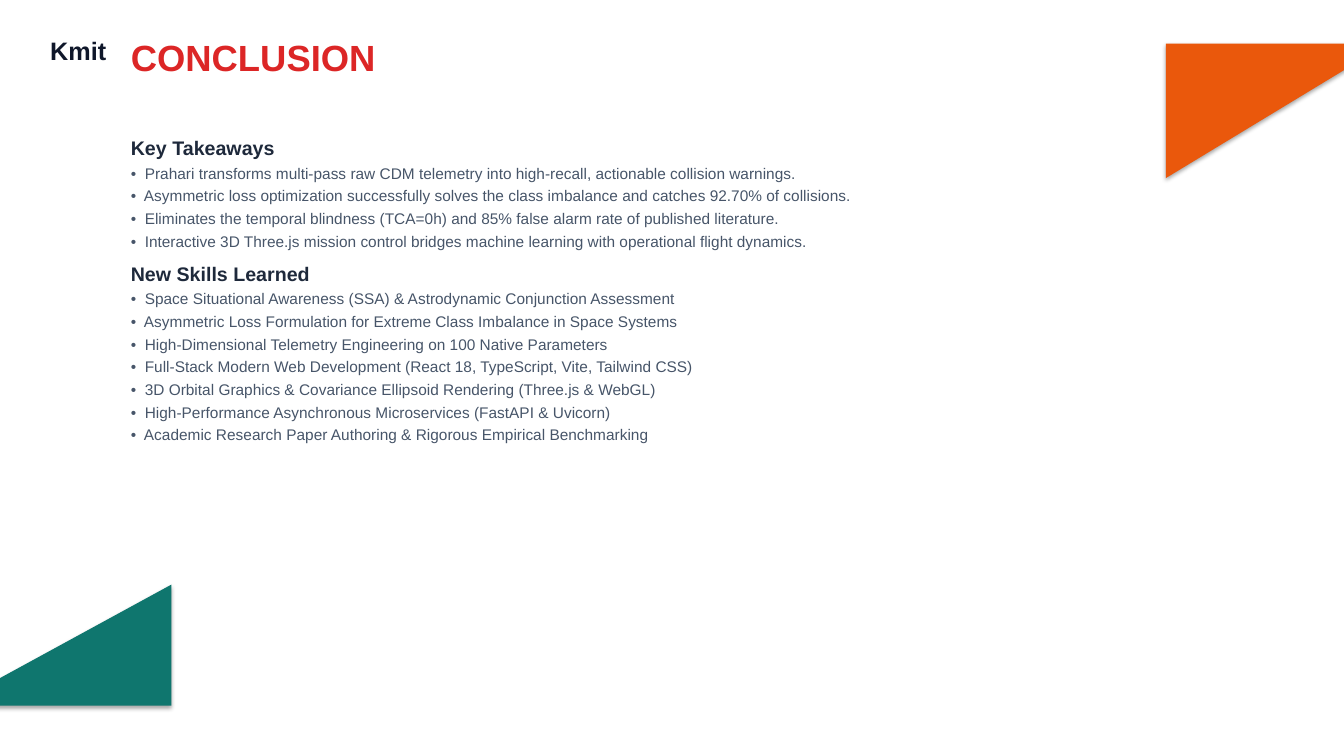
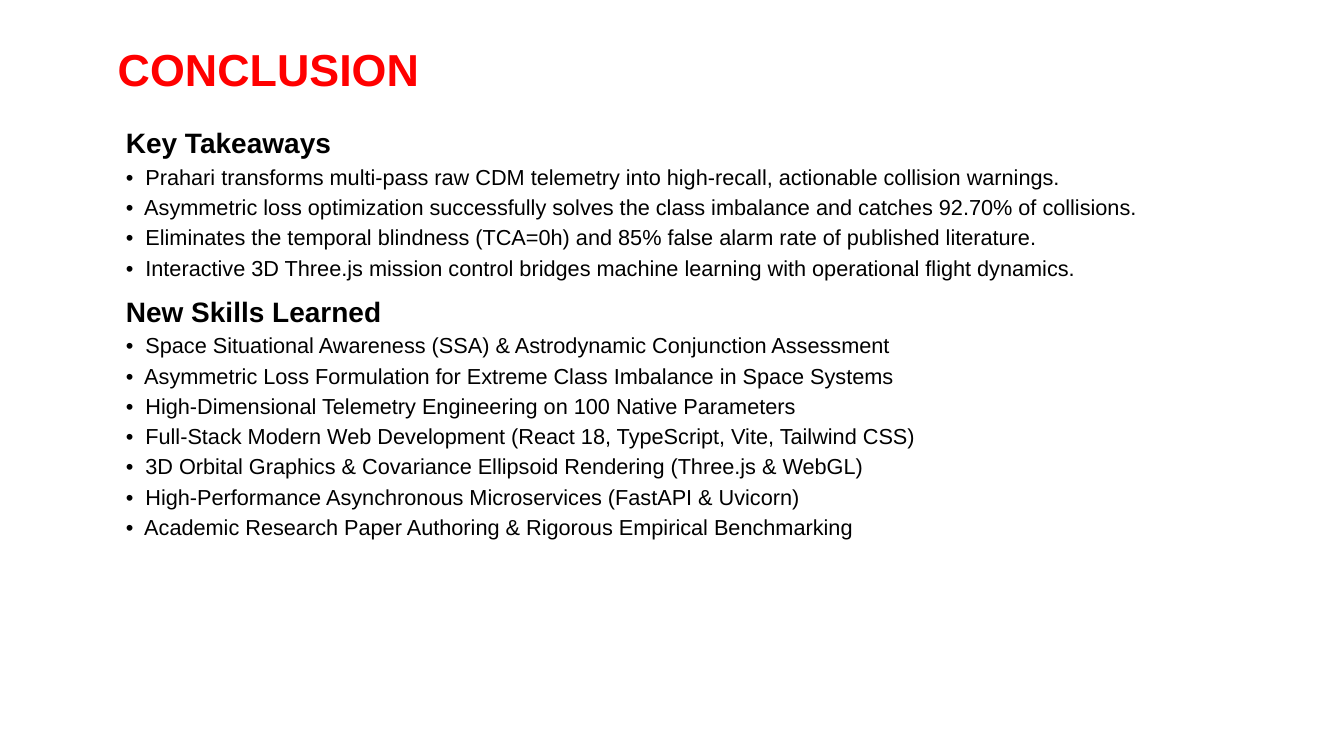
Before and after one commit to akshaybharadwaj45/prahari, a slide deck: slide 12 of docs/Prahari_Presentation.pptx. Drawn at 1344x756 pixels with LibreOffice and Linux fonts; fonts in the diff are those of the drawing; background and template pictures are left out. Boxes give left, top, right and bottom in pixels: in the first picture for what was removed or moved away, otherwise in the second. Text is boxed around its words. In the diff, an @@ line names an element or a change of style, - is before the commit and + after.

Commit message:
feat(presentation): add institutional 13-slide presentation deck with native template assets and system diagrams

```diff
--- a/docs/Prahari_Presentation.pptx
+++ b/docs/Prahari_Presentation.pptx
@@ text removed at bbox=[50, 41, 106, 61] @@
-Kmit
@@ text "CONCLUSION": place and size @@
-text "CONCLUSION" at bbox=[131, 45, 376, 72]
+text "CONCLUSION" at bbox=[118, 54, 419, 87]
@@ text "CONCLUSION" at bbox=[118, 54, 419, 87]: size 26 to 32 pt, text colour #DC2626 to #FF0000 @@
@@ right triangle removed at bbox=[1166, 44, 1344, 178] @@
@@ text "Key Takeaways": place and size @@
-text "Key Takeaways" at bbox=[131, 140, 850, 443]
+text "Key Takeaways" at bbox=[126, 132, 1137, 540]
@@ text "Key Takeaways" at bbox=[126, 132, 1137, 540]: size 14 to 20 pt, text colour #1E293B to #000000 in "Key Takeaways", "New Skills Learned"; size 11 to 15.5 pt, text colour #475569 to #000000; more space between paragraphs @@
@@ right triangle removed at bbox=[0, 585, 171, 706] @@
```
Also in this commit, not shown: 7 other slides changed, 5 slides added, 5 slides removed, 37 other files.
